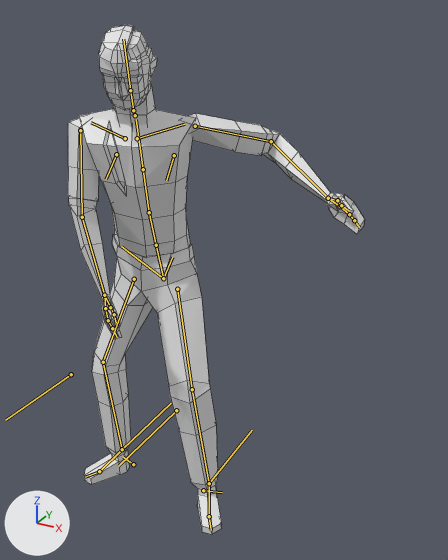
The Blender file salemstalker/Assets/3D/charatermodel/revenant.blend: old version first, new version second.
Rendered twice from a 50 mm lens placed at (1.208, -1.666, 1.826), pointed at (0.269, 0.042, 0.972). Arrows for +X, +Y and +Z are at lower left; the lights stay in place. Both versions are drawn at frame 10 of the action 'metarigAction.002'; the numbers are the values there. The bones that bend it are drawn over the model as lines. Mesh edges are drawn as thin lines.

The first picture shows 'arms', 'body', 'head'.
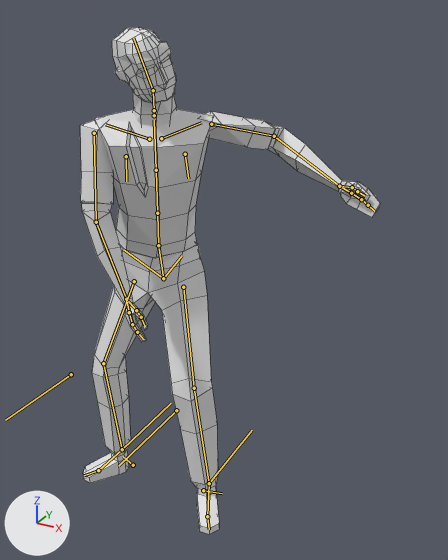
Pixel boxes (x1, y1, x2, y2) of what changed, in the pictures (448 x 560 px):
'body', posed
    before: (79, 109, 221, 534)
    after: (83, 109, 219, 534)
'arms', posed
    before: (68, 113, 365, 339)
    after: (80, 111, 380, 342)
'head', posed (10% wider)
    before: (99, 25, 157, 127)
    after: (112, 27, 176, 128)
bone 'spine', root to tip
    before: (163, 278) to (156, 245)
    after: (163, 278) to (158, 245)
bone 'spine.006', root to tip
    before: (130, 90) to (123, 39)
    after: (153, 90) to (133, 38)

Edits to the bpy script that builds the scene:
```text
Change bone_spine:
    where bone_spine = bpy.data.objects['metarig'].pose.bones['spine']
    bone_spine.rotation_quaternion: (1.0, 0.0, 0.0, 0.0) -> (0.993, 0.0, 0.117, -0.03)  # degrees (0, 0, 0) -> degrees (0, 13, -4)
Change bone_spine_006:
    where bone_spine_006 = bpy.data.objects['metarig'].pose.bones['spine.006']  # child of 'spine.005'
    bone_spine_006.rotation_quaternion: (0.998, 0.027, -0.009, -0.016) -> (0.954, -0.104, 0.239, 0.138)  # degrees (3, -1, -2) -> degrees (-9, 29, 14)
```
